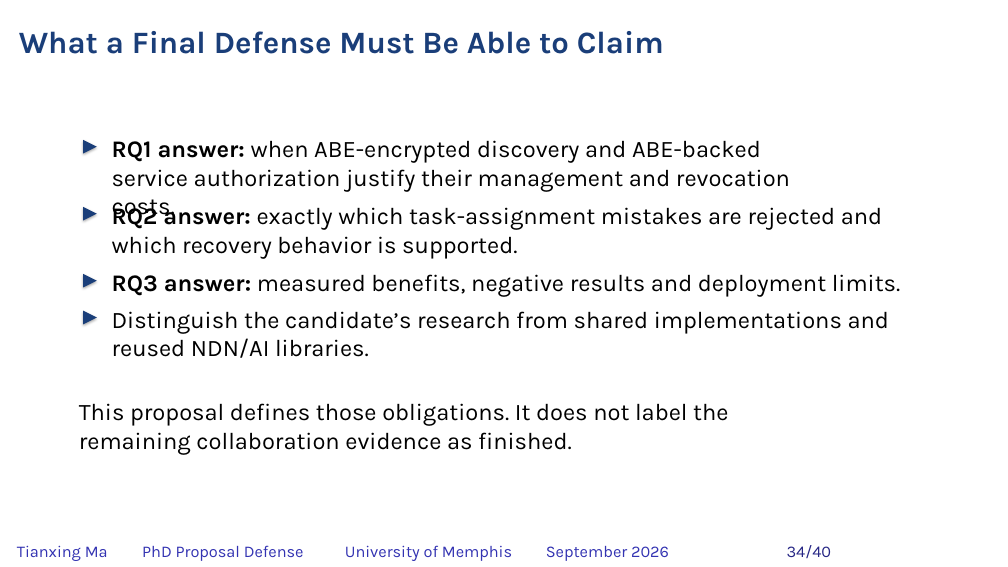
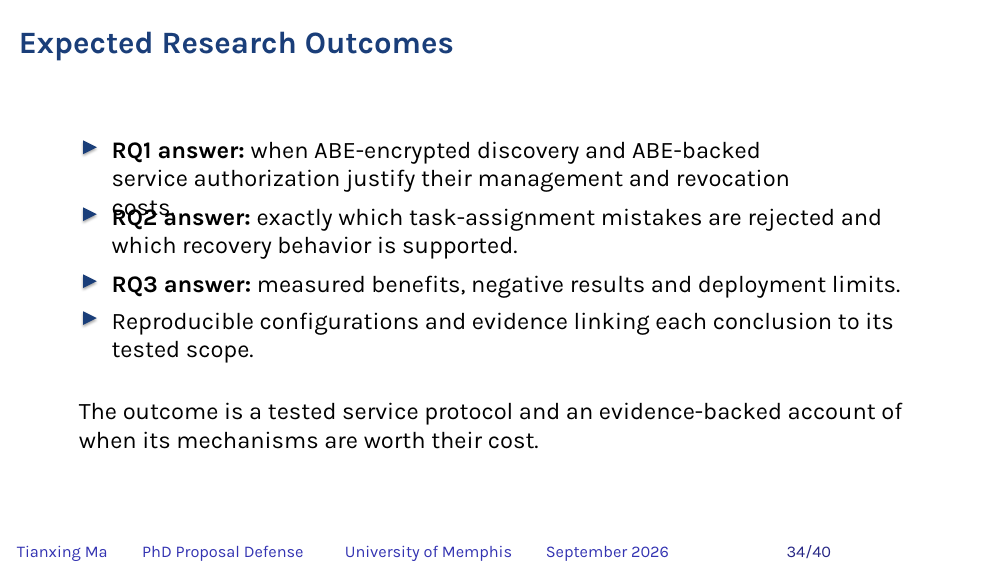
Before and after one commit to matianxing1992/NDN_Service_Framework, a slide deck: slide 34 of docs/PAPER/proposal-defense/slides/NDNSF_proposal_hybrid_editable.pptx. Drawn at 1008x567 pixels with LibreOffice and Linux fonts; fonts in the diff are those of the drawing; background and template pictures are left out. Boxes give left, top, right and bottom in pixels: in the first picture for what was removed or moved away, otherwise in the second. Text is boxed around its words. In the diff, an @@ line names an element or a change of style, - is before the commit and + after.

Commit message:
docs: audit proposal and slides sentence by sentence

```diff
--- a/docs/PAPER/proposal-defense/slides/NDNSF_proposal_hybrid_editable.pptx
+++ b/docs/PAPER/proposal-defense/slides/NDNSF_proposal_hybrid_editable.pptx
@@ text at bbox=[19, 31, 454, 60]: text changed @@
-What a Final Defense Must Be Able to Claim
+Expected Research Outcomes
@@ text at bbox=[112, 312, 893, 363]: text changed @@
-Distinguish the candidate’s research from shared implementations and reused NDN/AI libraries.
+Reproducible configurations and evidence linking each conclusion to its tested scope.
@@ text at bbox=[79, 402, 902, 449]: text changed @@
-This proposal defines those obligations. It does not label the remaining collaboration evidence as finished.
+The outcome is a tested service protocol and an evidence-backed account of when its mechanisms are worth their cost.
```
Also in this commit, not shown: 18 other slides changed, 1 slide added, 1 slide removed, 28 other files.
